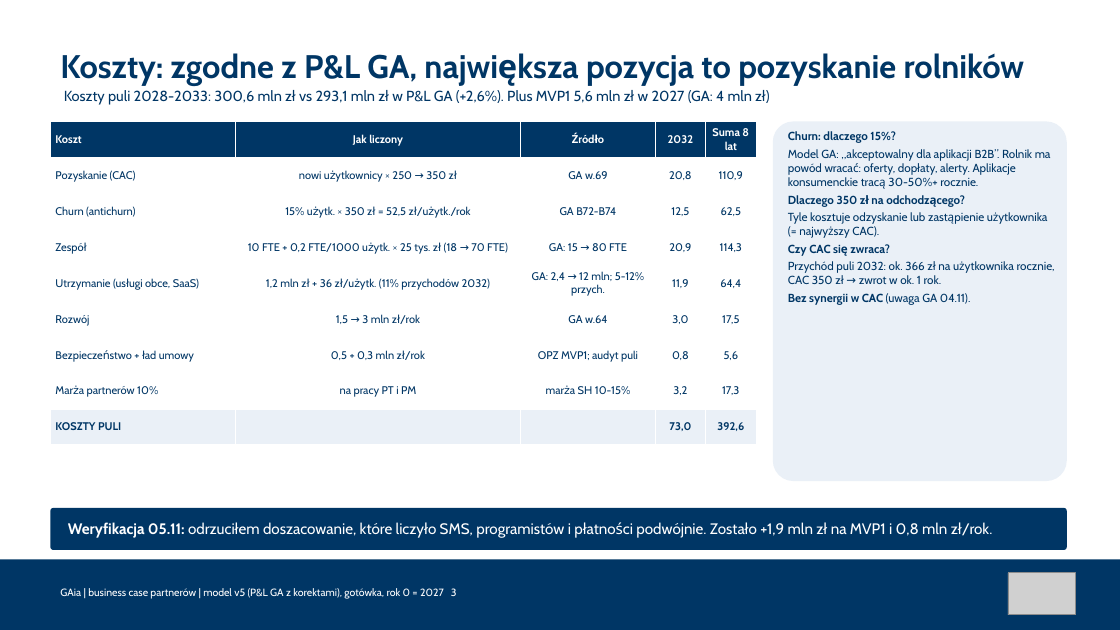
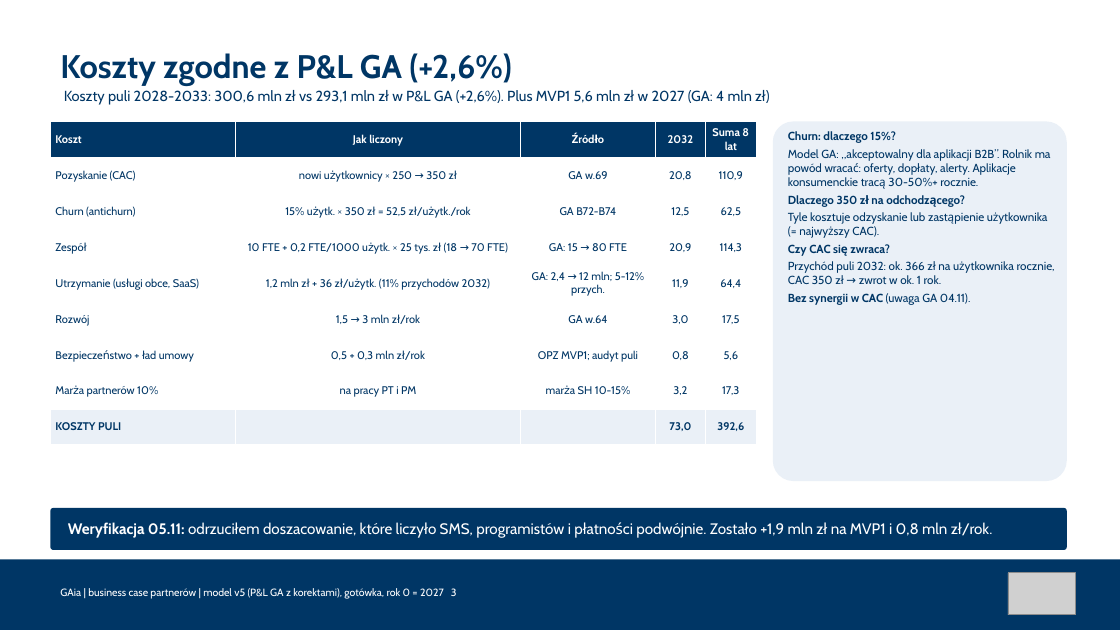
Before and after one commit to Angelika-pruchniak/gaia, a slide deck: slide 3 of GA_GAia_obrona_5_slajdow.pptx. Drawn at 1120x630 pixels with LibreOffice and Linux fonts; fonts in the diff are those of the drawing; grey boxes stand for pictures. Boxes give left, top, right and bottom in pixels: in the first picture for what was removed or moved away, otherwise in the second. Text is boxed around its words. In the diff, an @@ line names an element or a change of style, - is before the commit and + after.

```diff
--- a/GA_GAia_obrona_5_slajdow.pptx
+++ b/GA_GAia_obrona_5_slajdow.pptx
@@ text at (x1=60, y1=53, x2=512, y2=86): text changed @@
-Koszty: zgodne z P&L GA, największa pozycja to pozyskanie rolników
+Koszty zgodne z P&L GA (+2,6%)
```
Also in this commit, not shown: 3 other slides changed, 2 other files.
